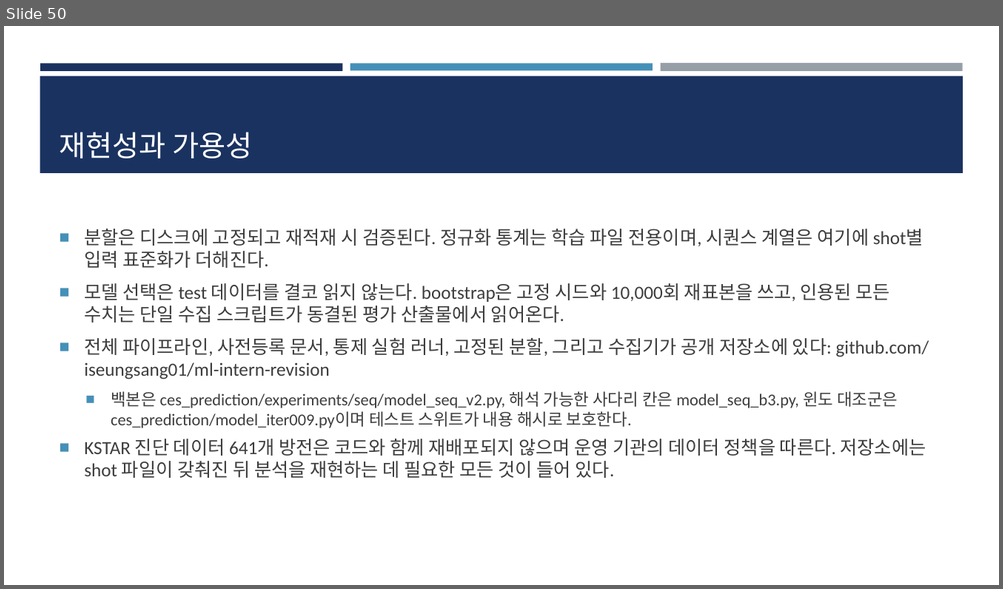
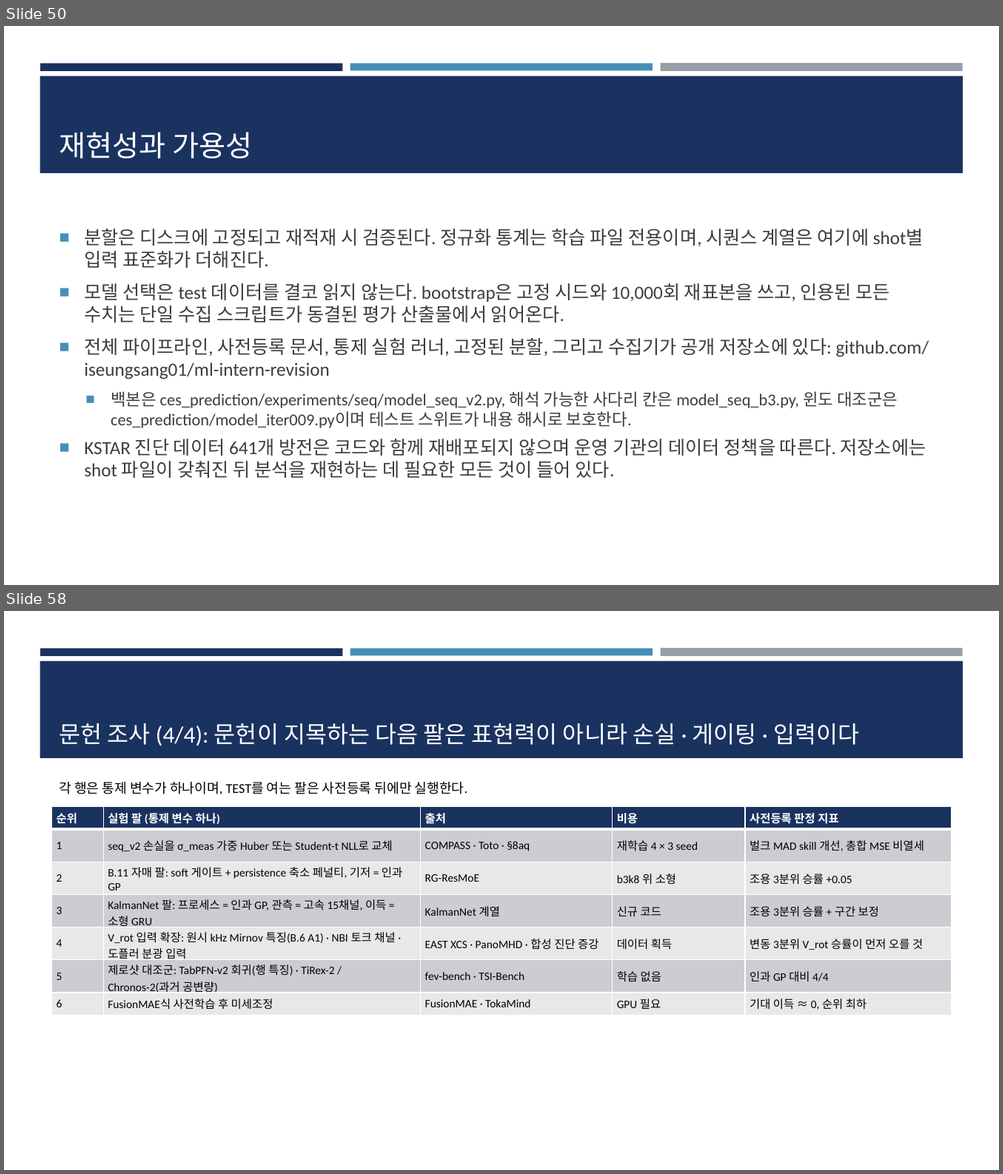
Before and after one commit to iseungsang01/ml-intern-revision, a slide deck: docs/presentation/KSTAR_CES_졸논정리_논문흐름.pptx. Shown one above the other, each under a label of ours: slide 50 before the commit, slides 50 and 58 after it; the slides between them are not shown. The pictures are 1003x589 and 1003x1174 pixels, drawn with LibreOffice and Linux fonts; fonts in the diff are those of the drawing. Boxes give left, top, right and bottom in pixels: in the first picture for what was removed or moved away, otherwise in the second. Text is boxed around its words. In the diff, an @@ line names an element or a change of style, - is before the commit and + after.

```diff
--- a/docs/presentation/KSTAR_CES_졸논정리_논문흐름.pptx
+++ b/docs/presentation/KSTAR_CES_졸논정리_논문흐름.pptx
@@ slide 58 added at (x1=4, y1=611, x2=999, y2=1170), background #FFFFFF; not listed: 4 template elements that a slide beside it also shows @@
@@ title added at (x1=60, y1=723, x2=859, y2=746), 22.5 pt, text #FFFFFF @@
+문헌 조사 (4/4): 문헌이 지목하는 다음 팔은 표현력이 아니라 손실 · 게이팅 · 입력이다
@@ text added at (x1=59, y1=782, x2=467, y2=795), 13 pt, text #000000 @@
+각 행은 통제 변수가 하나이며, TEST를 여는 팔은 사전등록 뒤에만 실행한다.
@@ table added at (x1=52, y1=807, x2=951, y2=1015), 7 rows, 5 columns @@
+순위 | 실험 팔 (통제 변수 하나) | 출처 | 비용 | 사전등록 판정 지표
+1 | seq_v2 손실을 σ_meas 가중 Huber 또는 Student-t NLL로 교체 | COMPASS · Toto · §8aq | 재학습 4 × 3 seed | 벌크 MAD skill 개선, 총합 MSE 비열세
+2 | B.11 자매 팔: soft 게이트 + persistence 축소 페널티, 기저 = 인과 GP | RG-ResMoE | b3k8 위 소형 | 조용 3분위 승률 +0.05
+3 | KalmanNet 팔: 프로세스 = 인과 GP, 관측 = 고속 15채널, 이득 = 소형 GRU | KalmanNet 계열 | 신규 코드 | 조용 3분위 승률 + 구간 보정
+4 | V_rot 입력 확장: 원시 kHz Mirnov 특징(B.6 A1) · NBI 토크 채널 · 도플러 분광 입력 | EAST XCS · PanoMHD · 합성 진단 증강 | 데이터 획득 | 변동 3분위 V_rot 승률이 먼저 오를 것
+5 | 제로샷 대조군: TabPFN-v2 회귀(행 특징) · TiRex-2 / Chronos-2(과거 공변량) | fev-bench · TSI-Bench | 학습 없음 | 인과 GP 대비 4/4
+6 | FusionMAE식 사전학습 후 미세조정 | FusionMAE · TokaMind | GPU 필요 | 기대 이득 ≈ 0, 순위 최하
```
Also in this commit, not shown: 8 other slides added, 8 other files.
